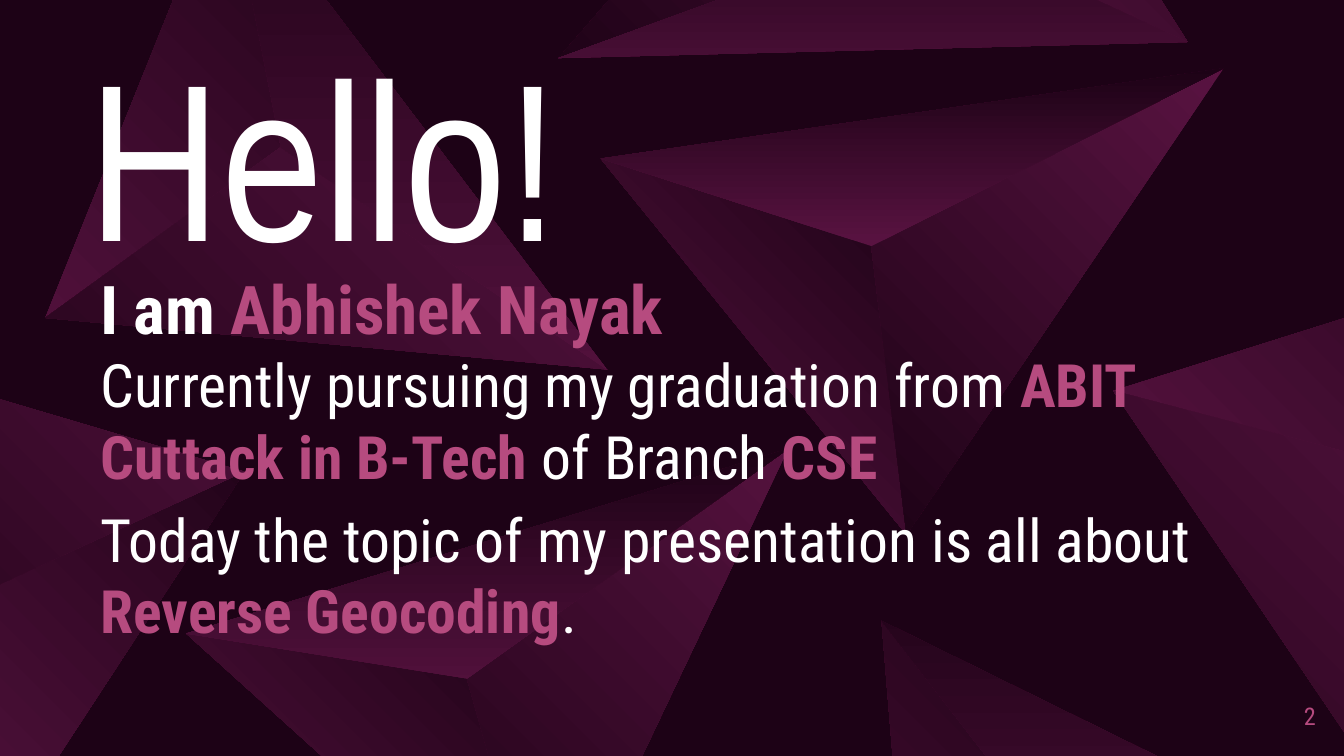
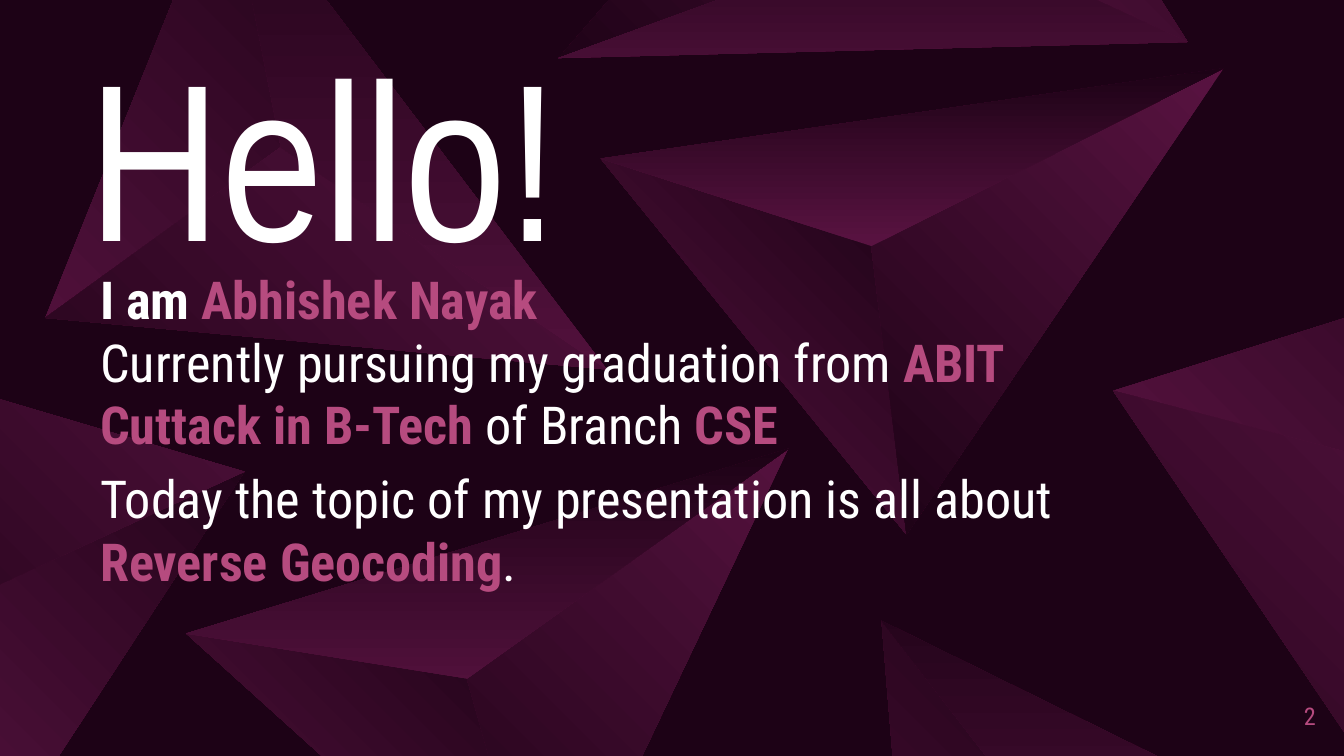
Before and after one commit to Abhisheknayak-programer/Semester, a slide deck: slide 2 of 6 Semester Seminar/Reverse_Geocoding.pptx. Drawn at 1344x756 pixels with LibreOffice and Linux fonts; fonts in the diff are those of the drawing. Boxes give left, top, right and bottom in pixels: in the first picture for what was removed or moved away, otherwise in the second. Text is boxed around its words. In the diff, an @@ line names an element or a change of style, - is before the commit and + after.

```diff
--- a/6 Semester Seminar/Reverse_Geocoding.pptx
+++ b/6 Semester Seminar/Reverse_Geocoding.pptx
@@ subtitle "I am Abhishek Nayak" at [100, 271, 1052, 592]: size 36 to 28 pt in "I am Abhishek Nayak"; size 32 to 28 pt in "Currently pursuing my graduation from ABIT Cuttack ...", "Today the topic of my presentation is ..." @@
```
Also in this commit, not shown: 3 other slides changed, 1 slide added, 2 other files.
